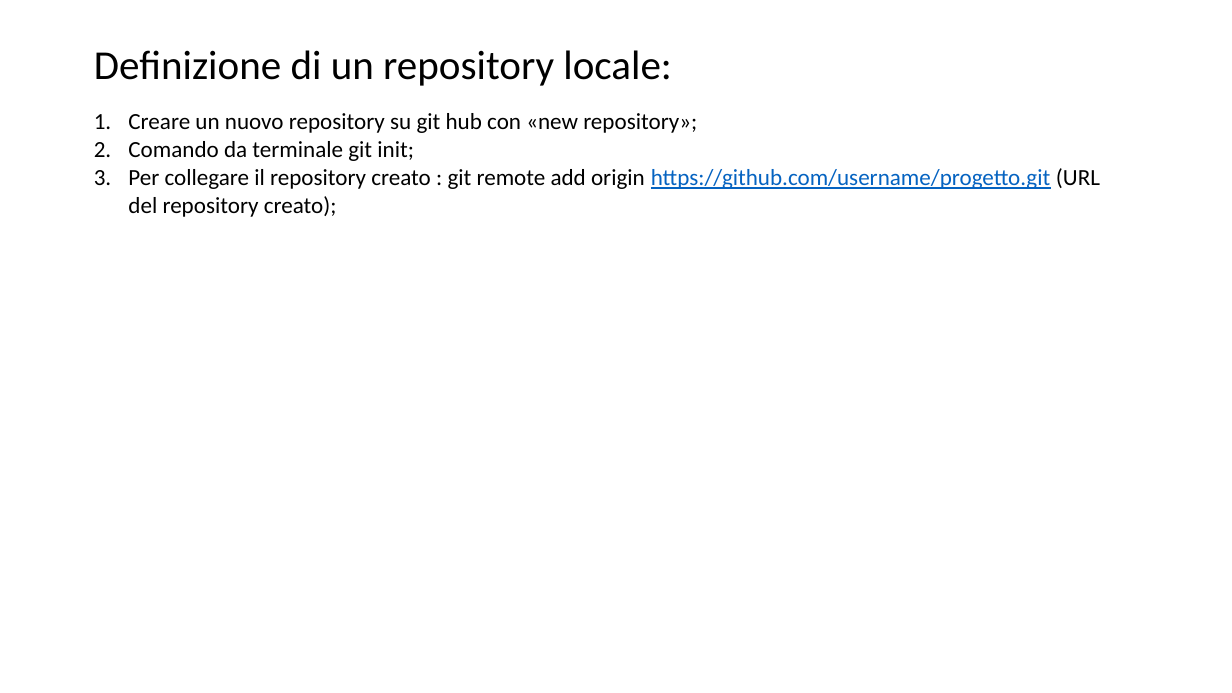
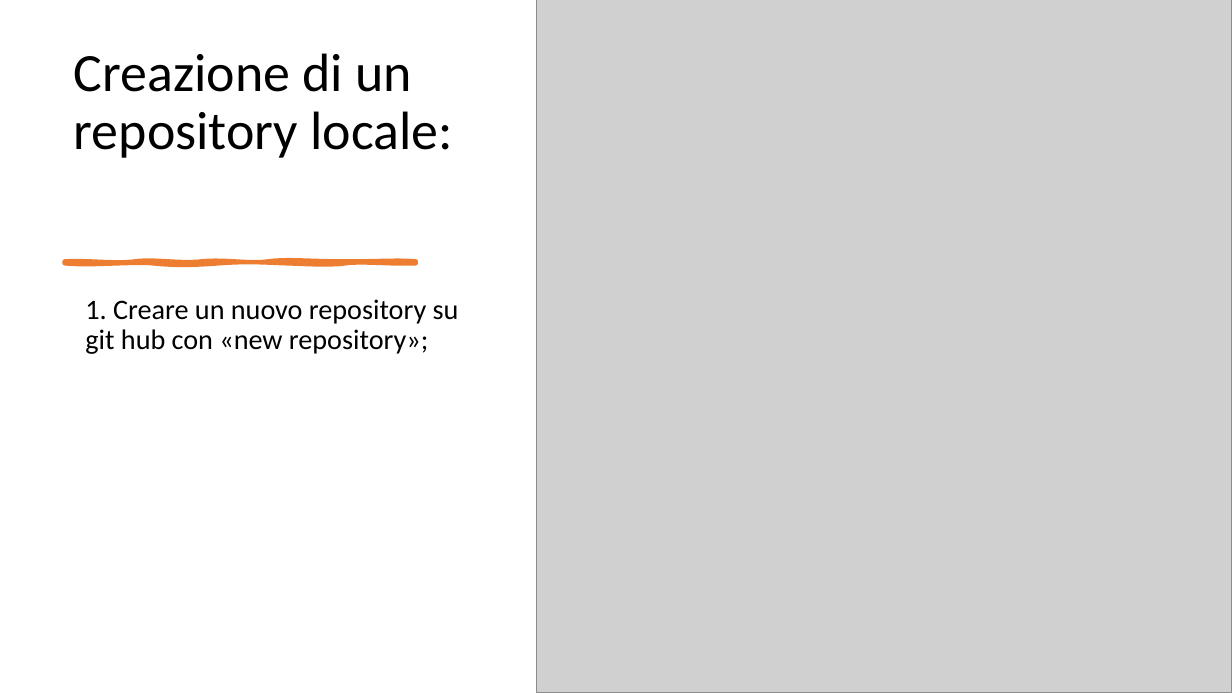
Before and after one commit to camilla-andreatta/Manuale1, a slide deck: slide 2 of Manuale.pptx. Drawn at 1232x693 pixels with LibreOffice and Linux fonts; fonts in the diff are those of the drawing; grey boxes stand for pictures. Boxes give left, top, right and bottom in pixels: in the first picture for what was removed or moved away, otherwise in the second. Text is boxed around its words. In the diff, an @@ line names an element or a change of style, - is before the commit and + after.

```diff
--- a/Manuale.pptx
+++ b/Manuale.pptx
@@ picture added at box(537, 0, 1232, 693) @@
@@ title "Creazione di un repository locale:" at box(74, 53, 452, 158): vertical alignment middle to bottom @@
@@ title at box(74, 53, 452, 158): text changed; size 32 to 42 pt @@
-Definizione di un repository locale:
+Creazione di un repository locale:
@@ freeform shape added at box(65, 262, 416, 263), fill #ED7D31, outline #ED7D31 3.5 pt @@
@@ text at box(85, 299, 459, 354): text changed; size 18 to 22 pt @@
-1. Creare un nuovo repository su git hub con «new repository»;
-2. Comando da terminale git init;
-3. Per collegare il repository creato : git remote add origin https://github.com/username/progetto.git (URL del repository creato);
+1. Creare un nuovo repository su git hub con «new repository»;
```
Also in this commit, not shown: 7 slides added, 1 slide removed.
